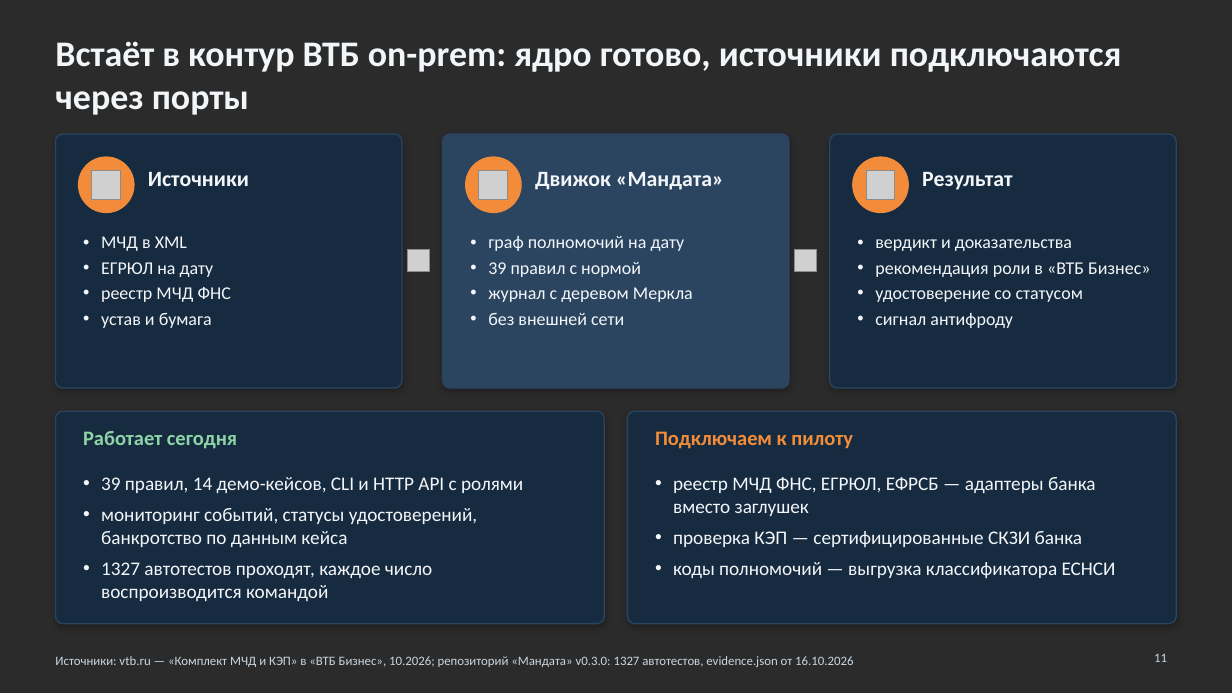
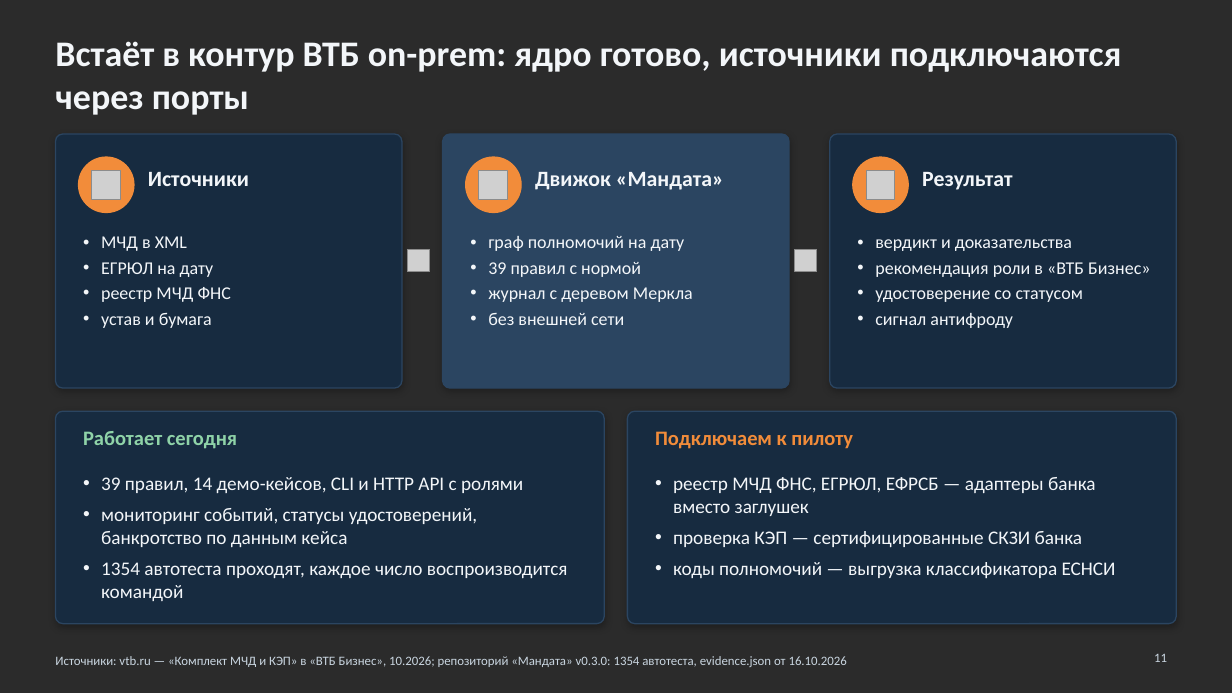
Before and after one commit to KonkovDV/Mandat, a slide deck: slide 11 of submission/slides/Mandat_VTB.pptx. Drawn at 1232x693 pixels with LibreOffice and Linux fonts; fonts in the diff are those of the drawing; grey boxes stand for pictures; background and template pictures are left out; a plain dark background stands for a picture behind light text. Boxes give left, top, right and bottom in pixels: in the first picture for what was removed or moved away, otherwise in the second. Text is boxed around its words. In the diff, an @@ line names an element or a change of style, - is before the commit and + after.

Commit message:
chore(M-05): regenerate evidence and deck

```diff
--- a/submission/slides/Mandat_VTB.pptx
+++ b/submission/slides/Mandat_VTB.pptx
@@ text at (x1=101, y1=562, x2=568, y2=601): text changed @@
-• 1327 автотестов проходят, каждое число воспроизводится командой
+• 1354 автотеста проходят, каждое число воспроизводится командой
@@ text at (x1=55, y1=656, x2=847, y2=667): text changed @@
-Источники: vtb.ru — «Комплект МЧД и КЭП» в «ВТБ Бизнес», 10.2026; репозиторий «Мандата» v0.3.0: 1327 автотестов, evidence.json от 16.10.2026
+Источники: vtb.ru — «Комплект МЧД и КЭП» в «ВТБ Бизнес», 10.2026; репозиторий «Мандата» v0.3.0: 1354 автотеста, evidence.json от 16.10.2026
```
Also in this commit, not shown: 2 other slides changed, 4 other files.
